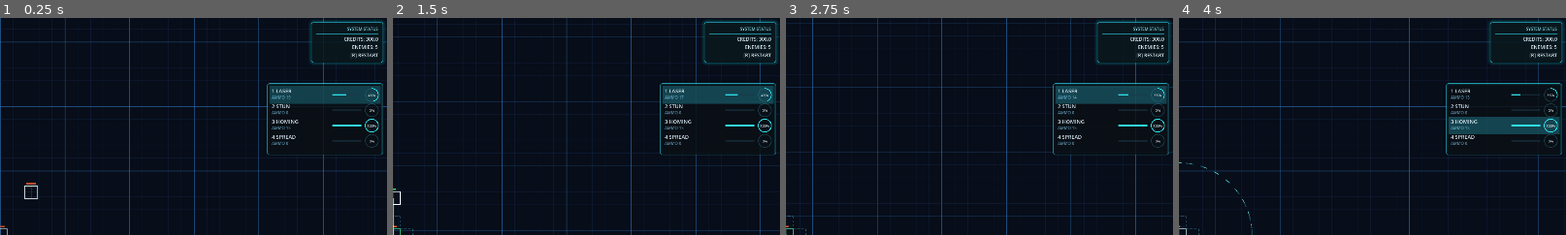
Above: before the commit, frames 1-4 (left to right).
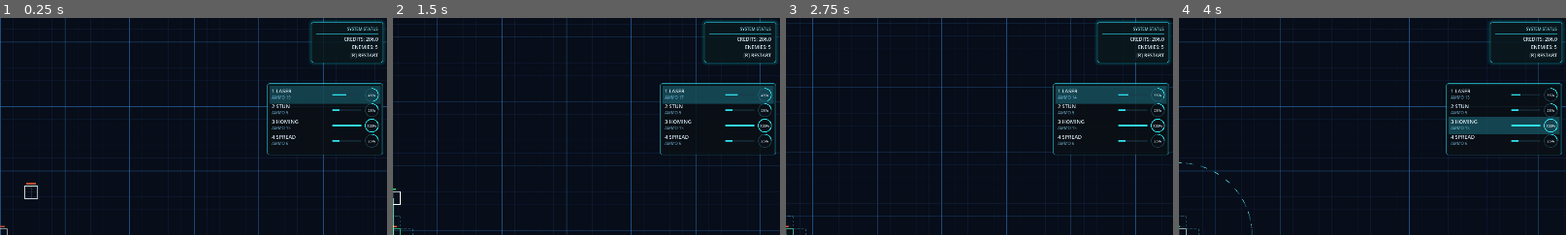
Above: after the commit, the same moments.

Repository: sudheej/neon.io
Game: Godot game, scene res://scenes/Main.tscn
The game is run twice, just before and just after one commit, with the same random seed, the same clock (stepped at 60 frames per second) and the same inputs.
Inputs (mouse positions are % of the whole screen's width and height, from its top left):
- Up to frame 1 (0.25 s): no input
- Up to frame 2 (1.5 s): move the mouse to (72, 45) at 0.52 s; hold D (move_right) 0.53-1.28 s; hold E (expand_mode) 0.53-1.28 s; move the mouse to (30, 55) at 1.27 s; hold S (move_down) from 1.28 s (still down); click (30, 55) at 1.35 s
- Up to frame 3 (2.75 s): move the mouse to (60, 28) at 2.02 s; release S (move_down) at 2.03 s; hold D (move_right) from 2.03 s (still down); hold [ (select_prev_slot) from 2.03 s (still down)
- Up to frame 4 (4 s): move the mouse to (45, 70) at 2.77 s; release D (move_right) at 2.78 s; release [ (select_prev_slot) at 2.78 s; hold W (move_up) 2.78-3.53 s; tap Q (toggle_range) at 2.85 s; move the mouse to (80, 65) at 3.52 s; hold A (move_left) from 3.53 s (still down); hold 3 (weapon_homing) from 3.53 s (still down)
The pictures show only the part of the screen within x 50-100%, y 0-50%; the shares and areas given below are measured in that part.

The runs differ from the first frame. In frame 1, 0.1% of the frame differs, in the area x 73-98%, y 8-59%; in frame 2, 0.1%; in frame 3, 0.1%; in frame 4, 0.1%.

Commit message:
fix ammo auto buy

Diff:
--- a/scripts/weapons/WeaponSystem.gd
+++ b/scripts/weapons/WeaponSystem.gd
@@ -59,6 +59,8 @@
 	player = get_parent() as Node2D
 	shape = player.get_node_or_null("PlayerShape")
 	_rebuild_slots()
+	_auto_buy_starting_pack(WeaponSlot.WeaponType.STUN)
+	_auto_buy_starting_pack(WeaponSlot.WeaponType.SPREAD)
 
 func _rebuild_slots() -> void:
 	slots.clear()
@@ -393,6 +395,11 @@
 	weapon_ammo[weapon_type] = get_weapon_ammo(weapon_type) + pack_amount
 	return true
 
+func _auto_buy_starting_pack(weapon_type: int) -> void:
+	if get_weapon_ammo(weapon_type) > 0:
+		return
+	_try_auto_reload(weapon_type)
+
 func _set_default_armed_cell() -> void:
 	if shape == null:
 		return
